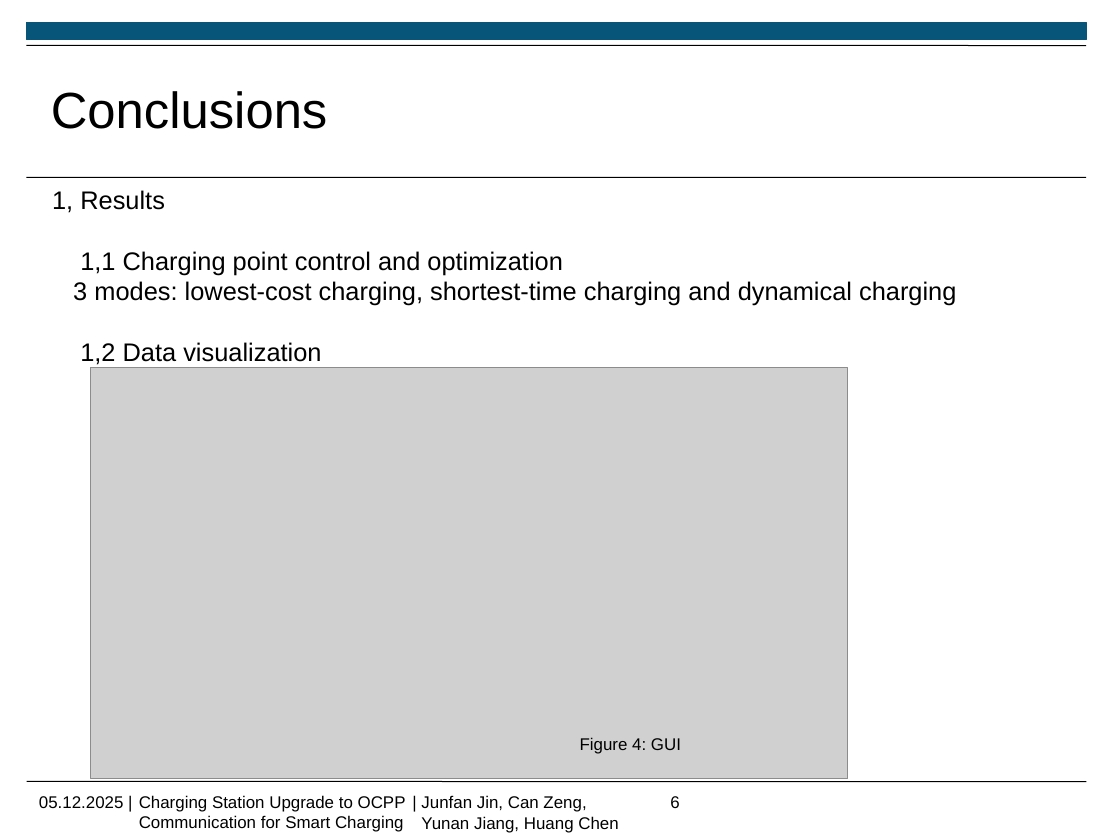
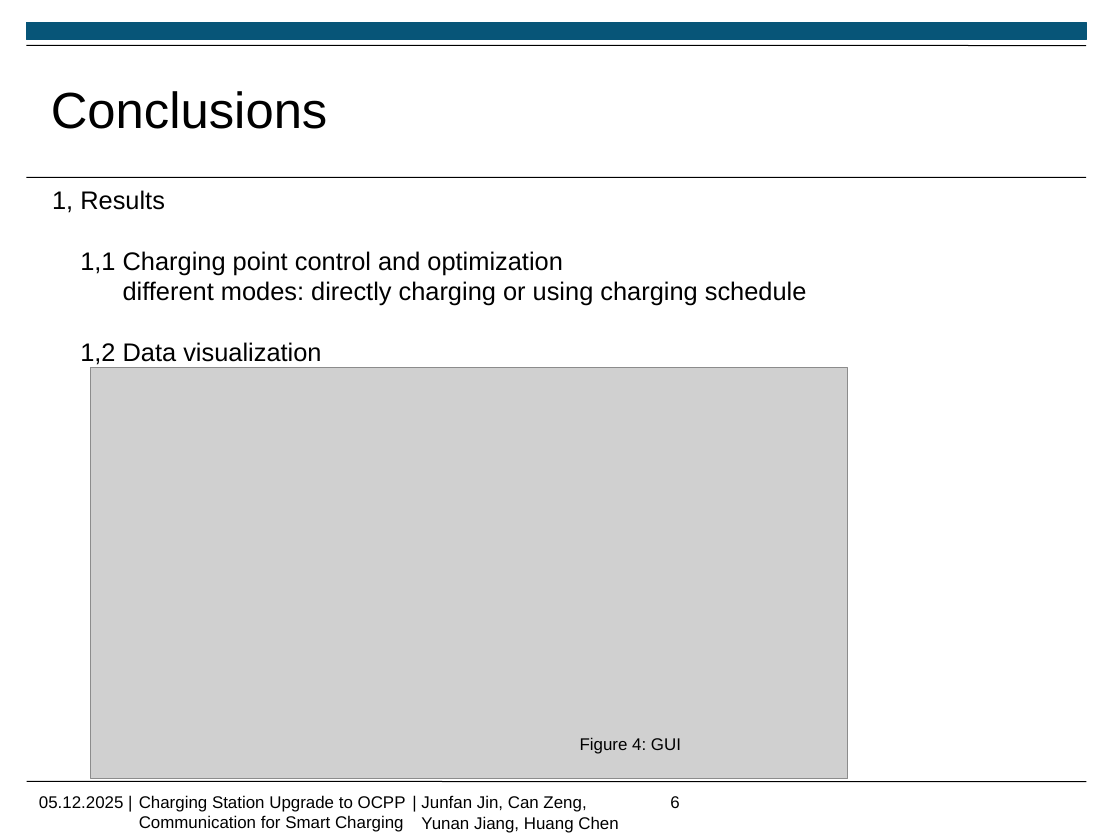
Before and after one commit to Jf-JIN/ADP_Ladesaeule_OCPP, a slide deck: slide 6 of ppt/Chen_Huang.pptx. Drawn at 1120x840 pixels with LibreOffice and Linux fonts; fonts in the diff are those of the drawing; grey boxes stand for pictures; background and template pictures are left out. Boxes give left, top, right and bottom in pixels: in the first picture for what was removed or moved away, otherwise in the second. Text is boxed around its words. In the diff, an @@ line names an element or a change of style, - is before the commit and + after.

```diff
--- a/ppt/Chen_Huang.pptx
+++ b/ppt/Chen_Huang.pptx
@@ text at (123,281,807,306): text changed @@
-3 modes: lowest-cost charging, shortest-time charging and dynamical charging
+different modes: directly charging or using charging schedule
```
Also in this commit, not shown: 2 other slides changed.
